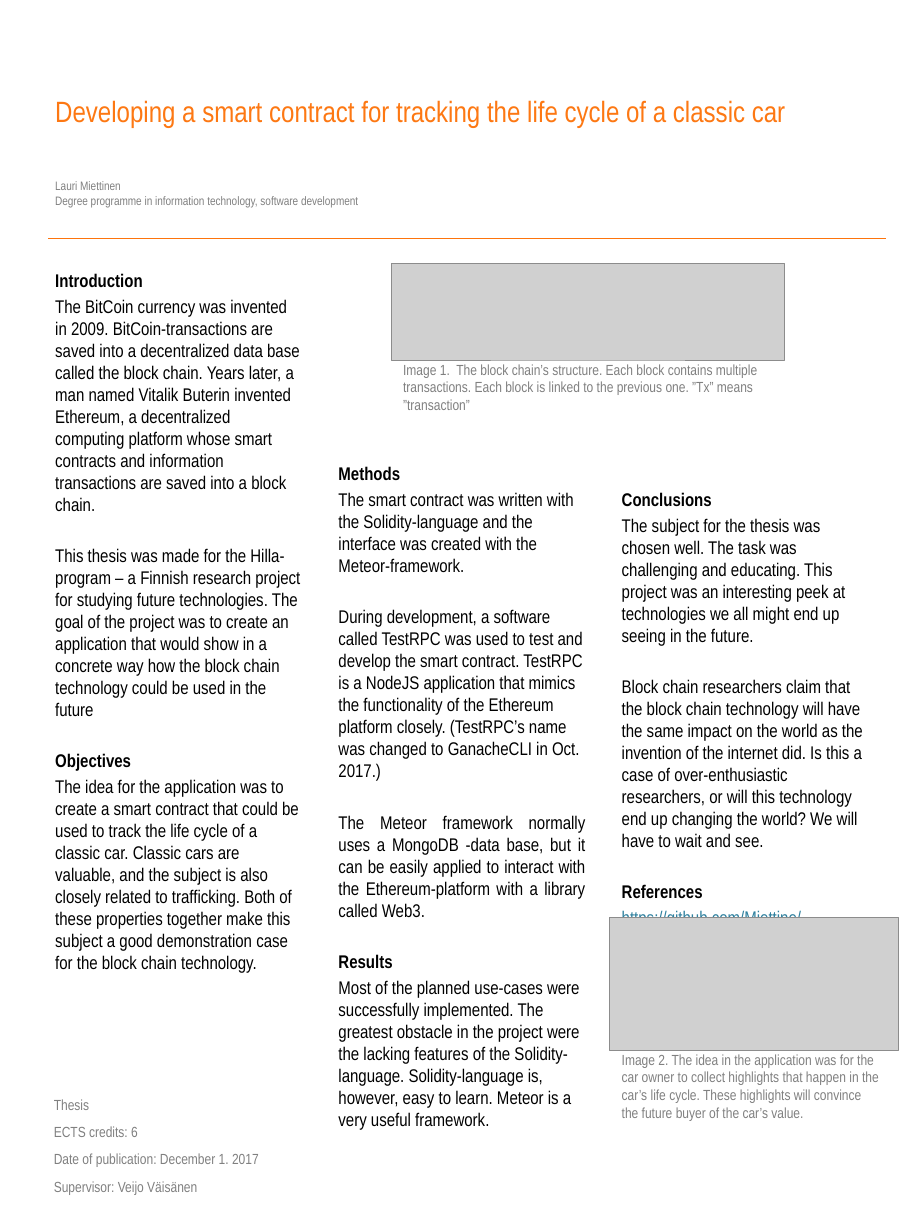
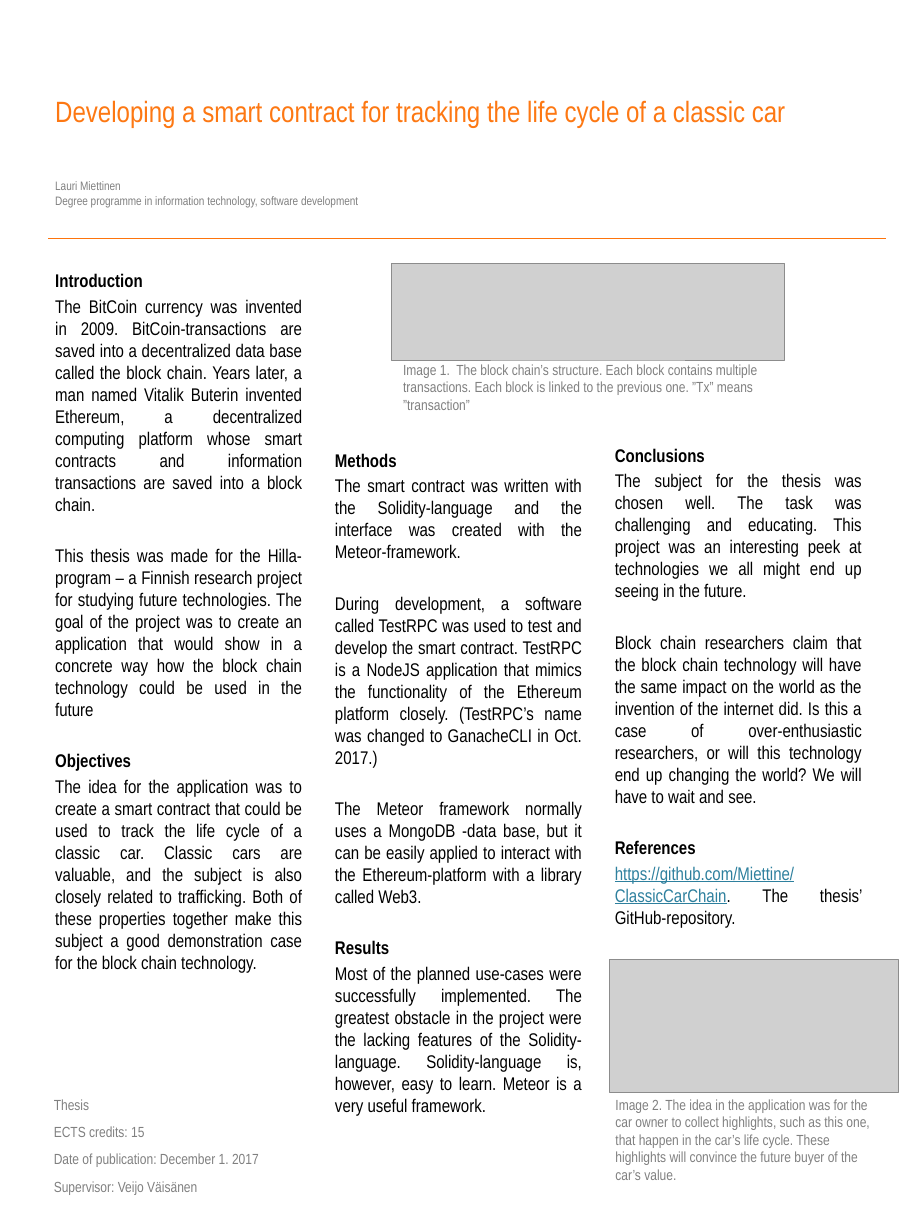
Before and after one commit to Miettine/ClassicCarChain, a slide deck: slide 1 of Dokumentaatio/miettinen-lauri-thesis-poster.pptx. Drawn at 924x1232 pixels with LibreOffice and Linux fonts; fonts in the diff are those of the drawing; grey boxes stand for pictures; background and template pictures are left out. Boxes give left, top, right and bottom in pixels: in the first picture for what was removed or moved away, otherwise in the second. Text is boxed around its words. In the diff, an @@ line names an element or a change of style, - is before the commit and + after.

```diff
--- a/Dokumentaatio/miettinen-lauri-thesis-poster.pptx
+++ b/Dokumentaatio/miettinen-lauri-thesis-poster.pptx
@@ text "Introduction" at bbox=[55, 273, 303, 973]: alignment left to justified @@
@@ text "Methods": place and size @@
-text "Methods" at bbox=[338, 466, 586, 1130]
+text "Methods" at bbox=[335, 453, 582, 1116]
@@ text "Conclusions" at bbox=[615, 448, 862, 928]: alignment left to justified @@
@@ text at bbox=[615, 448, 862, 928]: paragraph removed @@
-https://bitcoin.org/bitcoin.pdf
@@ text "Conclusions": place and size @@
-text "Conclusions" at bbox=[622, 492, 863, 918]
+text "Conclusions" at bbox=[615, 448, 862, 928]
@@ text at bbox=[335, 453, 582, 1116]: alignment left to justified @@
@@ picture: place and size @@
-picture at bbox=[610, 917, 898, 1051]
+picture at bbox=[610, 959, 898, 1093]
@@ text at bbox=[615, 1099, 869, 1180]: text changed @@
-Image 2. The idea in the application was for the car owner to collect highlights that happen in the car’s life cycle. These highlights will convince the future buyer of the car’s value.
+Image 2. The idea in the application was for the car owner to collect highlights, such as this one, that happen in the car’s life cycle. These highlights will convince the future buyer of the car’s value.
@@ text at bbox=[54, 1126, 144, 1137]: text changed @@
-ECTS credits: 6
+ECTS credits: 15
```
